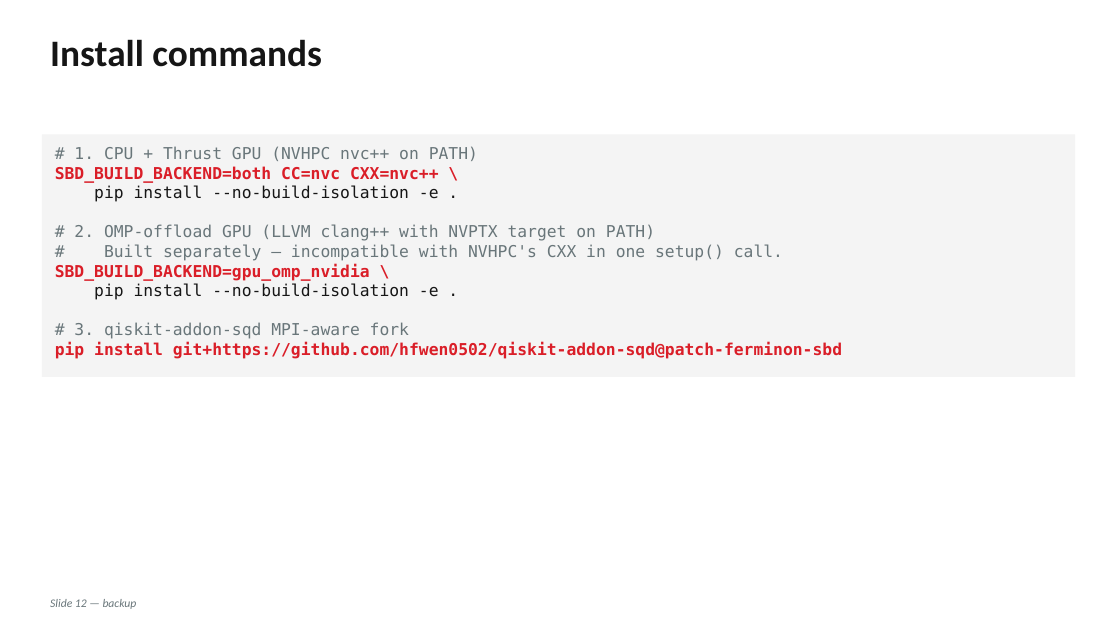
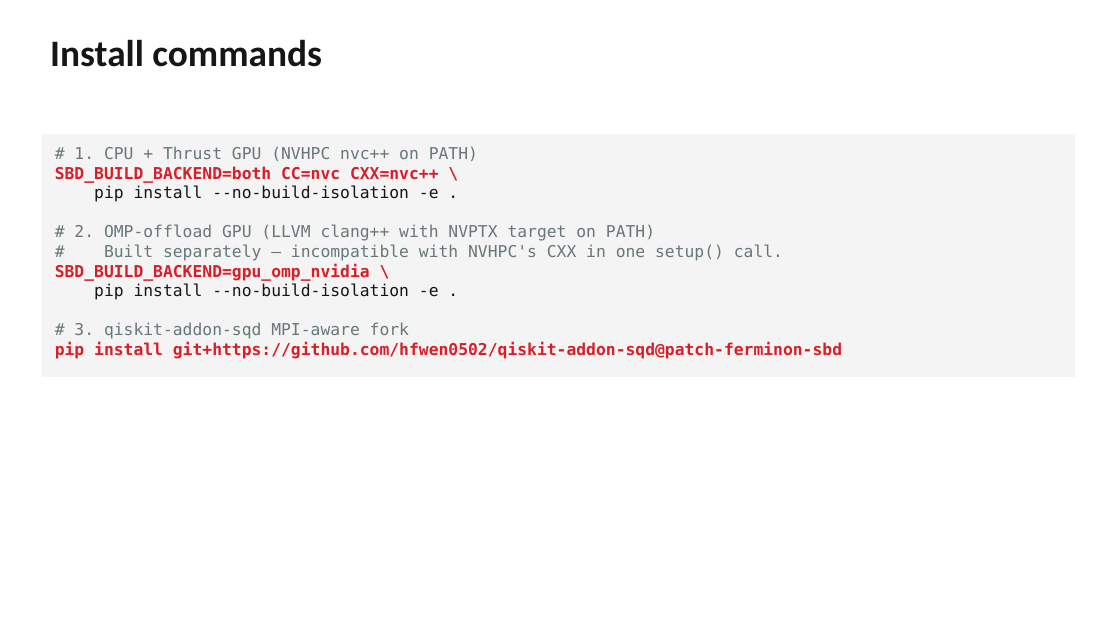
Before and after one commit to hfwen0502/sbd, a slide deck: slide 10 of .github/SBD_PYTHON_DECK-final.pptx. Drawn at 1120x630 pixels with LibreOffice and Linux fonts; fonts in the diff are those of the drawing. Boxes give left, top, right and bottom in pixels: in the first picture for what was removed or moved away, otherwise in the second. Text is boxed around its words. In the diff, an @@ line names an element or a change of style, - is before the commit and + after.

```diff
--- a/.github/SBD_PYTHON_DECK-final.pptx
+++ b/.github/SBD_PYTHON_DECK-final.pptx
@@ text removed at bbox=[50, 599, 137, 609] @@
-Slide 12 — backup
```
Also in this commit, not shown: 1 other slide changed.
